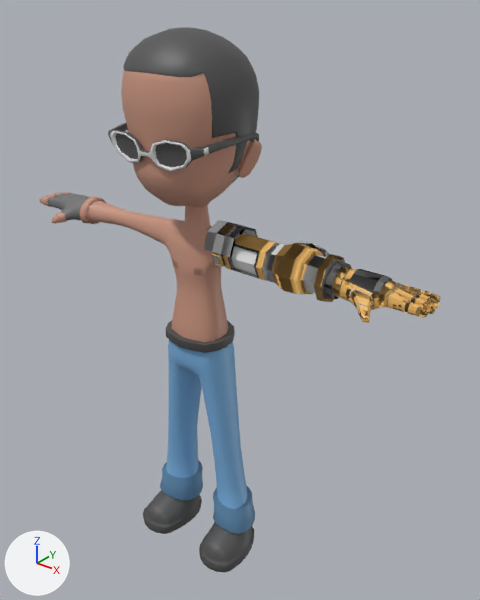
Before and after pictures for a commit that changed the FBX model Capstone/Assets/3D Assets/Mob/robo arm/robo arm.fbx.
The view is the same before and after, from a 50 mm camera at (0.0485, -0.0535, 0.0702) aimed at (0.0035, 0.0028, 0.0353). Lighting does not change. The marker at lower left points along +X, +Y and +Z. Where no turn or scale is listed for an object, it has been applied to the vertices.

Before the edit, the objects in view are built like this:
```python
me_mesh_001 = bpy.data.meshes.new('Mesh.001')
me_mesh_001.from_pydata(...)  # 1363 vertices, 1340 faces; spans x 0.0031..0.0288, y -0.0041..0.0033, z 0.0405..0.0462
# faces by material slot: [611, 102, 299, 312, 16]
me_mesh_001.materials.append(mat_gold)  # orange #e9b461
me_mesh_001.materials.append(mat_lambert4)  # white #e5e5e5
me_mesh_001.materials.append(mat_lambert3)  # dark grey #525252
me_mesh_001.materials.append(mat_lambert7)  # light grey #e0e0e0
me_mesh_001.materials.append(mat_skin)  # beige #c99681
me_mesh_003 = bpy.data.meshes.new('Mesh.003')
me_mesh_003.from_pydata(...)  # 997 vertices, 988 faces; spans x -0.0084..0.0084, y -0.0064..0.0035, z 0.0..0.0317
# faces by material slot: [484, 376, 128]
me_mesh_003.materials.append(mat_lambert3)  # dark grey #525252
me_mesh_003.materials.append(mat_lambert9)  # blue #79afdd
me_mesh_003.materials.append(mat_lambert10)  # blue #628fb5
me_mesh_004 = bpy.data.meshes.new('Mesh.004')
me_mesh_004.from_pydata(...)  # 2062 vertices, 2048 faces; spans x -0.0277..0.0078, y -0.0078..0.0058, z 0.03..0.0656
# faces by material slot: [1624, 2, 398, 24]
me_mesh_004.materials.append(mat_skin)  # beige #c99681
me_mesh_004.materials.append(mat_lambert5)  # brown #a27767
me_mesh_004.materials.append(mat_lambert6)  # grey #727272
me_mesh_004.materials.append(mat_lambert11)  # brown #b48573
ob_arm = bpy.data.objects.new('arm', me_mesh_001)
ob_arm.location = (0.0, 0.0, 0.0)
ob_body = bpy.data.objects.new('body', me_mesh_004)
ob_body.location = (0.0, 0.0, 0.0)
ob_pants = bpy.data.objects.new('pants', me_mesh_003)
ob_pants.location = (0.0, 0.0, 0.0)
# also in view: 'hair' at (0.0, -0.0007, 0.0574); 'shades' at (0.0, -0.0027, 0.0546)
```
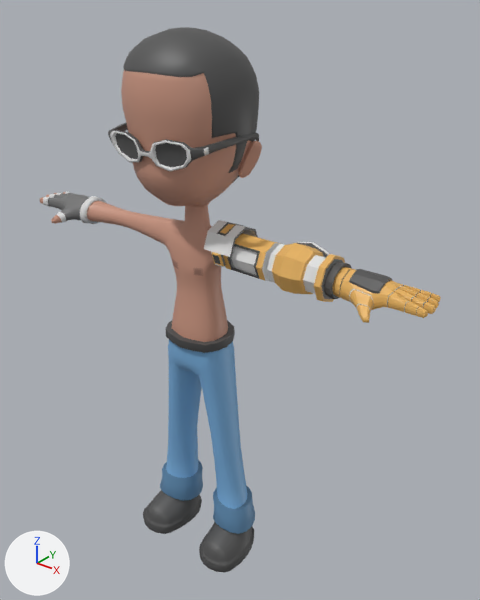
Commit message: robo arm glove fix

Edits to the bpy script that builds the scene:
```text
Change me_mesh_001:
    where me_mesh_001.from_pydata(...)  # 1363 vertices, 1340 faces; spans x 0.0031..0.0288, y -0.0041..0.0033, z 0.0405..0.0462
    used by ob_arm; location = (0.0, 0.0, 0.0)
    me_mesh_001 part 2: edges marked sharp go from 2696 to 2465
Change me_mesh_004:
    where me_mesh_004.from_pydata(...)  # 2062 vertices, 2048 faces; spans x -0.0277..0.0078, y -0.0078..0.0058, z 0.03..0.0656
    used by ob_body; location = (0.0, 0.0, 0.0)
    me_mesh_004 part 1: 292 of the faces centred in x -0.0265..-0.0178, y -0.0036..0.0017, z 0.0413..0.0446 switch from mat_skin (beige #c99681) to mat_lambert7 (light grey #e0e0e0)
```

Changed parts and their boxes [x1, y1, x2, y2] in the pictures (480 x 600 px):
part 1 of me_mesh_004, recoloured (beige to white)
    both: [43, 191, 106, 224]
part 2 of me_mesh_001, shading changed
    both: [204, 220, 441, 323]
